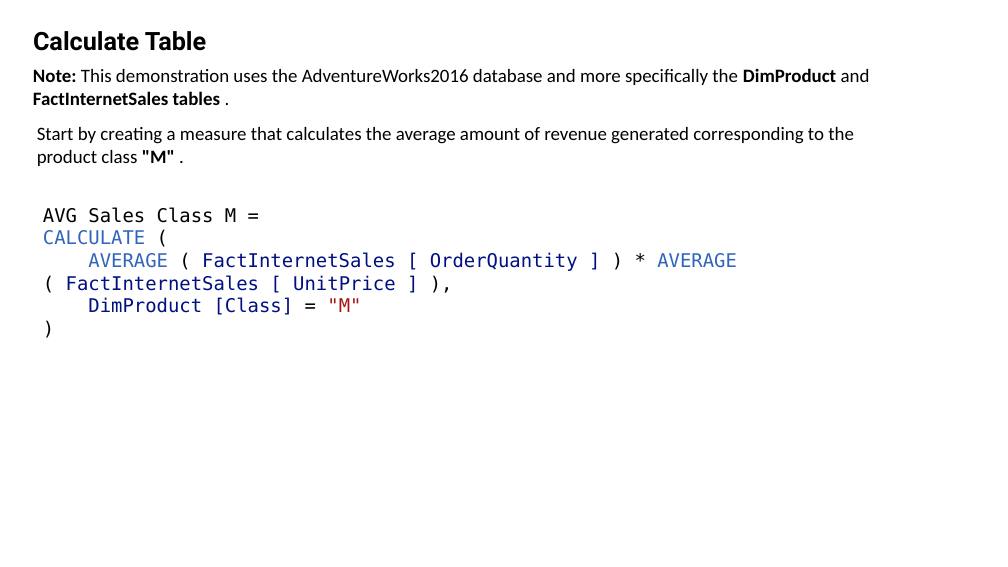
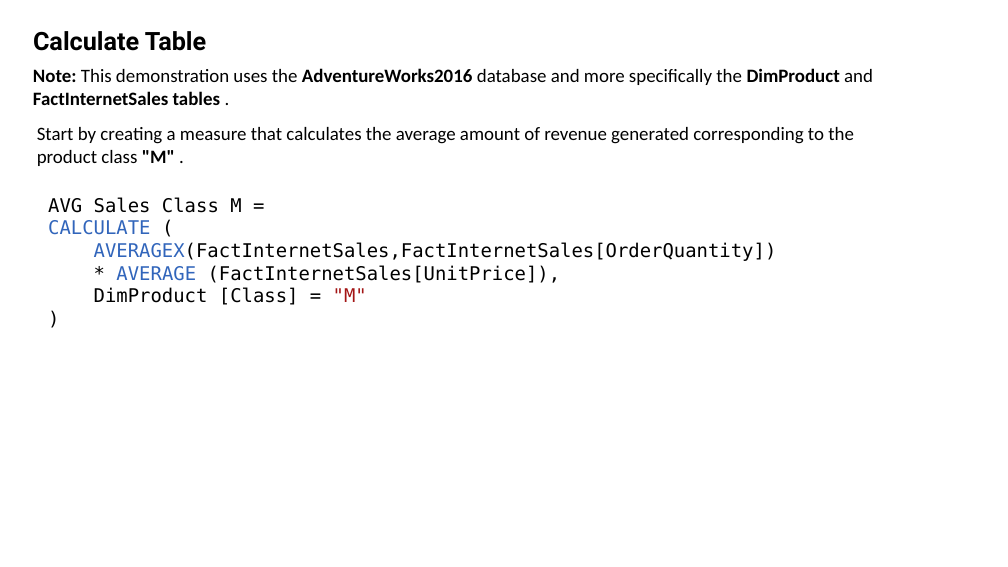
Before and after one commit to bejaouibechir/PowerBI, a slide deck: slide 2 of English/5.DAX/3.Calulate Table.pptx. Drawn at 1008x567 pixels with LibreOffice and Linux fonts; fonts in the diff are those of the drawing. Boxes give left, top, right and bottom in pixels: in the first picture for what was removed or moved away, otherwise in the second. Text is boxed around its words. In the diff, an @@ line names an element or a change of style, - is before the commit and + after.

```diff
--- a/English/5.DAX/3.Calulate Table.pptx
+++ b/English/5.DAX/3.Calulate Table.pptx
@@ text "Note: This demonstration uses the ..." at [33,68,873,105]: bold on in "AdventureWorks2016" @@
@@ text "AVG Sales Class M =": place and size @@
-text "AVG Sales Class M =" at [43,207,737,315]
+text "AVG Sales Class M =" at [48,197,777,305]
@@ text at [94,242,777,283]: text changed; text colour #001080 to #000000 @@
-AVERAGE ( FactInternetSales [ OrderQuantity ] ) * AVERAGE ( FactInternetSales [ UnitPrice ] ),
+AVERAGEX(FactInternetSales,FactInternetSales[OrderQuantity])
+* AVERAGE (FactInternetSales[UnitPrice]),
@@ text at [94,287,367,305]: text colour #001080 to #000000 in "DimProduct [Class]" @@
```
Also in this commit, not shown: 2 other slides changed, 1 slide added, 9 other files.
